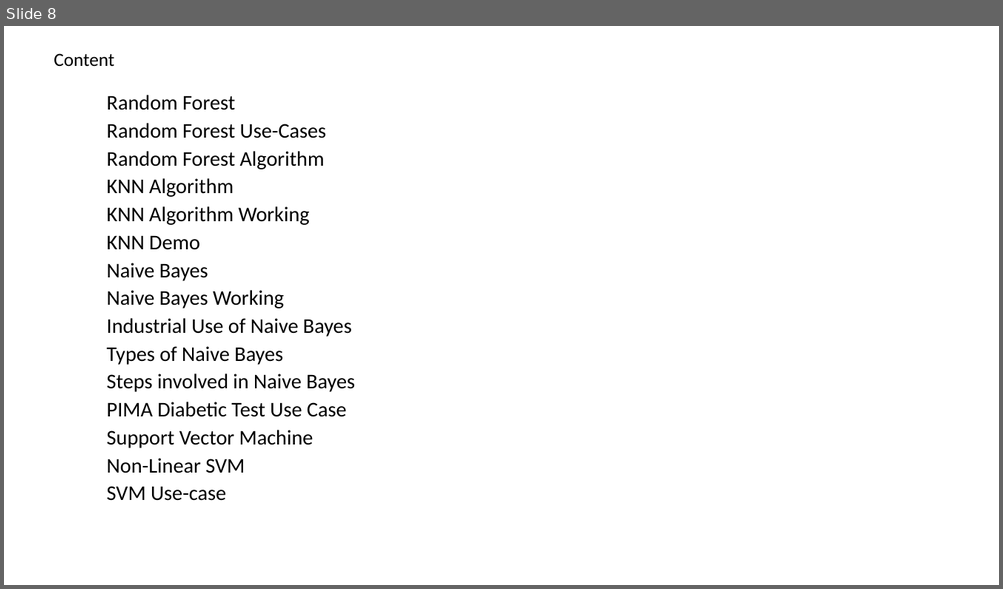
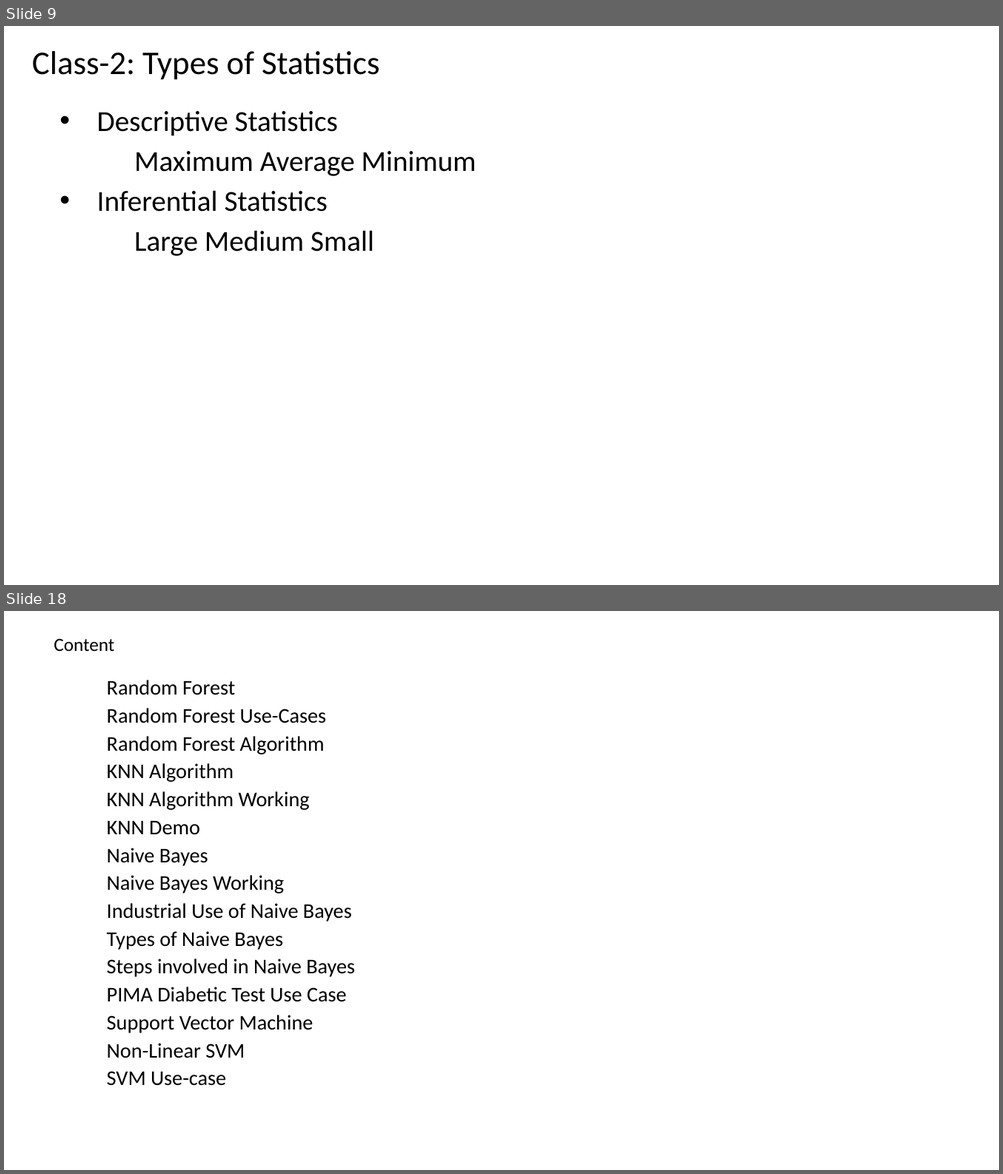
Before and after one commit to renshan2/accesspy, a slide deck: AI-ML-DL/Machine Learning.pptx. Shown one above the other, each under a label of ours: slide 8 before the commit, slides 9 and 18 after it; the slides between them are not shown. The pictures are 1003x589 and 1003x1174 pixels, drawn with LibreOffice and Linux fonts; fonts in the diff are those of the drawing. Boxes give left, top, right and bottom in pixels: in the first picture for what was removed or moved away, otherwise in the second. Text is boxed around its words. In the diff, an @@ line names an element or a change of style, - is before the commit and + after.

```diff
--- a/AI-ML-DL/Machine Learning.pptx
+++ b/AI-ML-DL/Machine Learning.pptx
@@ slide 9 added at bbox=[4, 26, 999, 585], background #FFFFFF @@
@@ text added at bbox=[32, 51, 380, 80], 32 pt, text #000000 @@
+Class-2: Types of Statistics
@@ subtitle added at bbox=[97, 111, 476, 256], 28 pt, text #000000 @@
+  • Descriptive Statistics
+  Maximum Average Minimum
+  • Inferential Statistics
+  Large Medium Small
@@ what was slide 8 is now slide 18 @@
```
Also in this commit, not shown: 4 slides changed, 10 other slides added, 1 slide removed, 4 other files.
